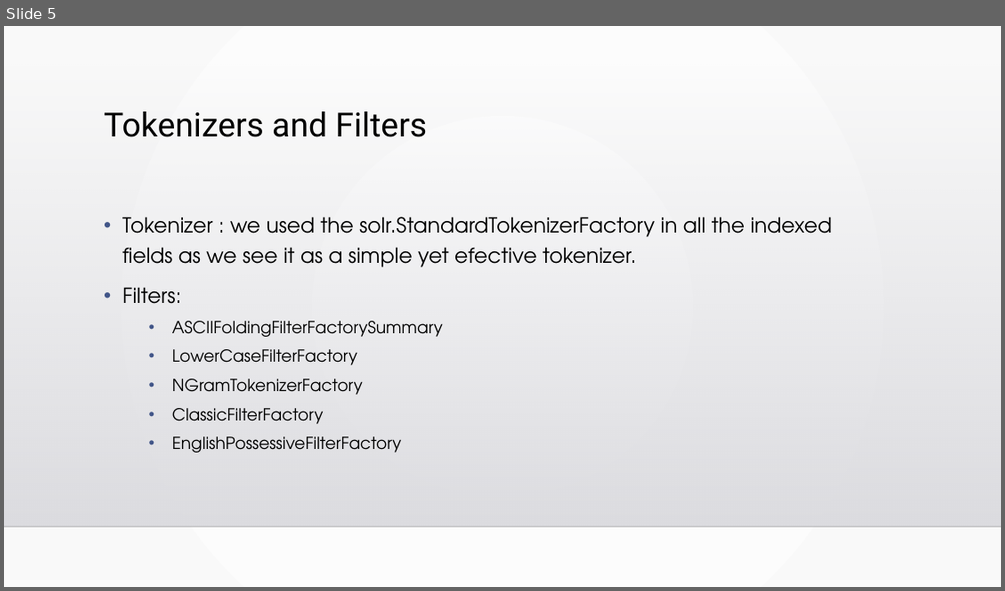
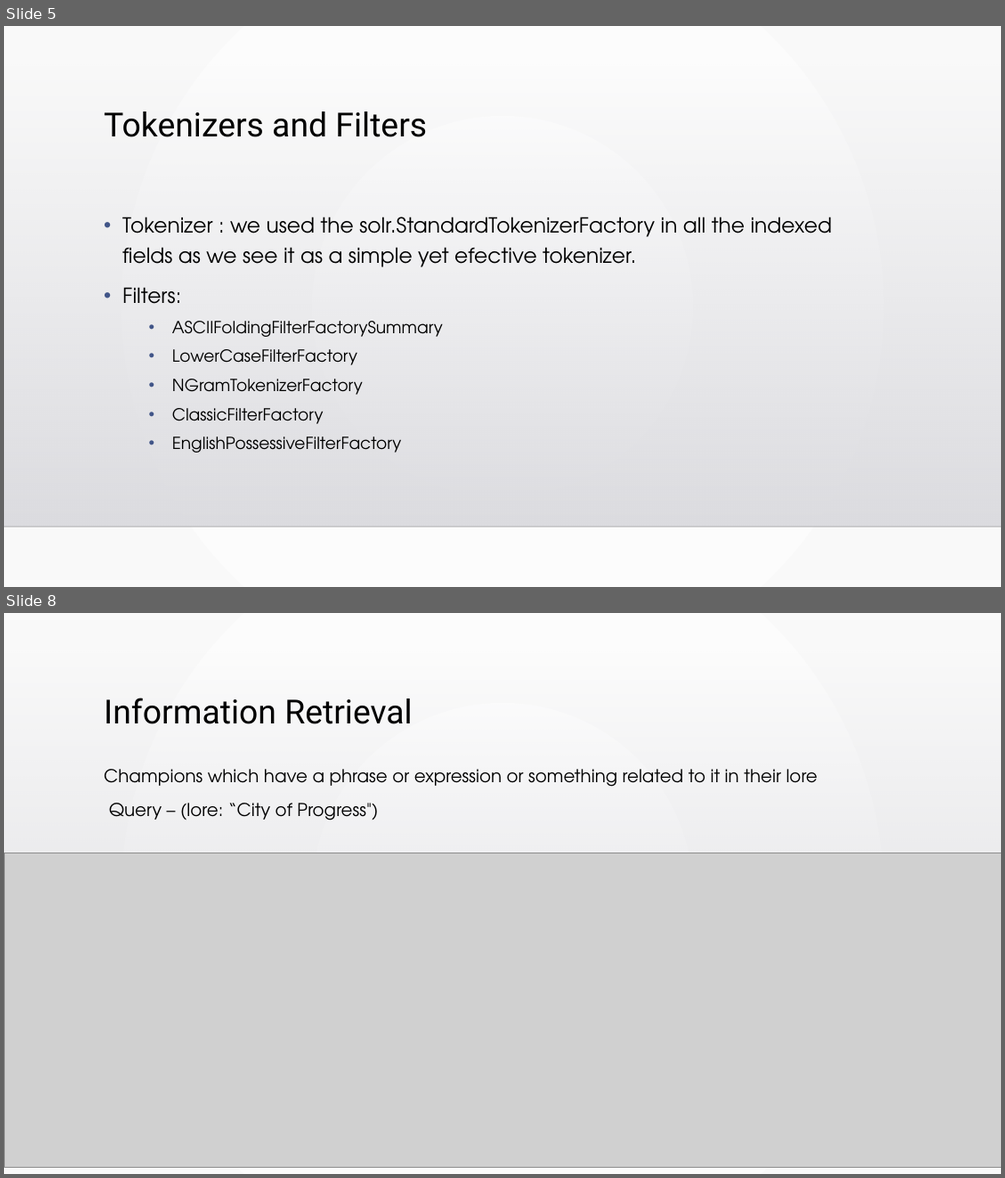
Before and after one commit to MiNeves00/PRI2021, a slide deck: docs/apresentacao2.pptx. Shown one above the other, each under a label of ours: slide 5 before the commit, slides 5 and 8 after it; the slides between them are not shown. The pictures are 1005x591 and 1005x1178 pixels, drawn with LibreOffice and Linux fonts; fonts in the diff are those of the drawing; grey boxes stand for pictures; background and template pictures are left out. Boxes give left, top, right and bottom in pixels: in the first picture for what was removed or moved away, otherwise in the second. Text is boxed around its words. In the diff, an @@ line names an element or a change of style, - is before the commit and + after.

```diff
--- a/docs/apresentacao2.pptx
+++ b/docs/apresentacao2.pptx
@@ slide 8 added at (4,613,1001,1174), background gradient #FFFFFF to #FAFAFA; not listed: 2 template elements that a slide beside it also shows @@
@@ title added at (104,698,412,724), 32 pt, text #000000 @@
+Information Retrieval
@@ text added at (104,769,817,820), 17 pt, text #000000 @@
+Champions which have a phrase or expression or something related to it in their lore
+Query – (lore: “City of Progress")
@@ picture added at (4,853,1001,1167) @@
```
Also in this commit, not shown: 2 slides changed, 8 other slides added, 1 slide removed.
